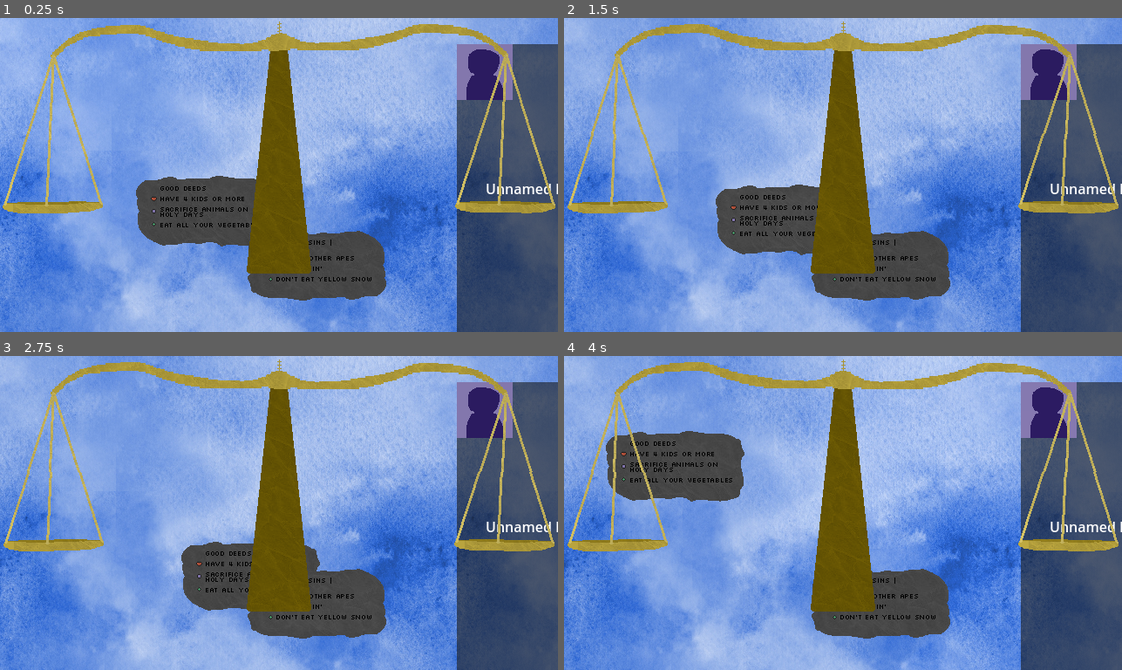
Above: before the commit, frames 1-4 (two rows, left to right).
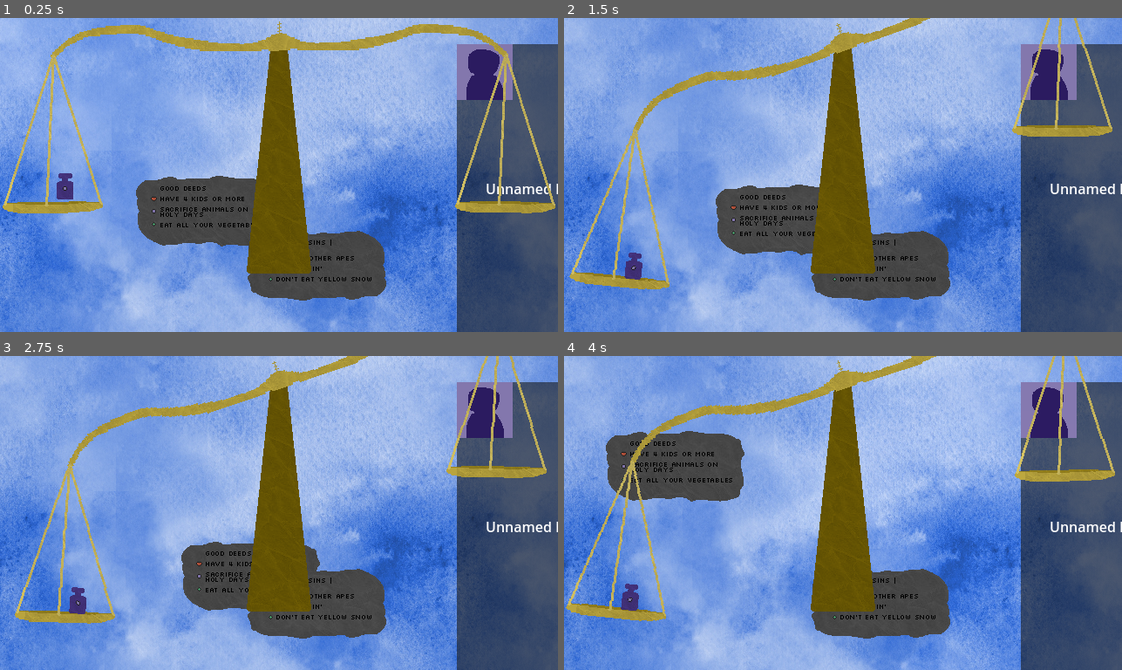
Above: after the commit, the same moments.

Repository: NicEastvillage/GMTKGameJam2024
Game: Godot game, scene res://scenes/main.tscn
Same seed, same stepped clock (60 frames per second), same inputs: the game is played once before the commit and once after it.
Inputs (mouse positions are in pixels of both pictures, inside the frame that each line leads up to):
- Up to frame 1 (0.25 s): no input
- Up to frame 2 (1.5 s): drag from (843, 137) to (898, 105) at 0.52 s; drag from (770, 209) to (815, 237) at 1.27 s
- Up to frame 3 (2.75 s): move the mouse to (318, 604) at 2.02 s; click (318, 604) at 2.17 s
- Up to frame 4 (4 s): drag from (815, 575) to (675, 465) at 2.77 s; move the mouse to (1010, 560) at 3.52 s; click (1010, 560) at 3.67 s

The runs differ from the first frame. In frame 1, 0.2% of the frame differs, in the area x 10-14%, y 49-58%; in frame 2, 8.2%; in frame 3, 8.2%; in frame 4, 8.2%, in the area x 0-100%, y 0-85%.

Commit message:
add grabber to main

Diff:
--- a/scenes/main.tscn
+++ b/scenes/main.tscn
@@ -1,18 +1,21 @@
-[gd_scene load_steps=8 format=3 uid="uid://dsdchgqwhnrb1"]
+[gd_scene load_steps=11 format=3 uid="uid://dsdchgqwhnrb1"]
 
 [ext_resource type="Texture2D" uid="uid://cnpsoi28uvduf" path="res://sprites/Portraits/PortraitDefault.png" id="1_d2aud"]
 [ext_resource type="PackedScene" uid="uid://cx4drtxmt6kul" path="res://prefabs/background.tscn" id="1_fdc0o"]
 [ext_resource type="Script" path="res://scripts/StageLoader.gd" id="1_j62sn"]
-[ext_resource type="PackedScene" uid="uid://c2gbbd57rdulg" path="res://prefabs/scale.tscn" id="3_5jcsy"]
-[ext_resource type="Script" path="res://scripts/StageData.gd" id="2_dxvs8"]
+[ext_resource type="Script" path="res://scripts/StageData.gd" id="2_vtm2x"]
 [ext_resource type="Resource" uid="uid://djl8vynlu5f3m" path="res://data/Stages/StageExample.tres" id="3_pcylv"]
 [ext_resource type="PackedScene" uid="uid://c8jkuwbeqr6so" path="res://prefabs/scale_rigid.tscn" id="8_kxt04"]
+[ext_resource type="PackedScene" uid="uid://dxgmff50hns5n" path="res://prefabs/grabber.tscn" id="9_ra1dw"]
 [ext_resource type="Script" path="res://scripts/follow_mouse.gd" id="10_5p1cc"]
+[ext_resource type="PackedScene" uid="uid://whoap6ax7f3a" path="res://prefabs/weight_medium_rigid.tscn" id="10_m34yl"]
 [ext_resource type="Texture2D" uid="uid://bwv7y3gn4qam3" path="res://sprites/Light.png" id="11_ikrsq"]
 
-[node name="Main2D" type="Node2D"]
+[node name="Main2D" type="Node2D" node_paths=PackedStringArray("grabber", "grabber_joint")]
 script = ExtResource("1_j62sn")
-stages = Array[Resource("res://scripts/StageData.gd")]([ExtResource("3_pcylv")])
+stages = Array[ExtResource("2_vtm2x")]([ExtResource("3_pcylv")])
+grabber = NodePath("Grabber")
+grabber_joint = NodePath("grab_joint")
 
 [node name="Background" parent="." instance=ExtResource("1_fdc0o")]
 
@@ -99,3 +102,12 @@
 
 [node name="scale" parent="." instance=ExtResource("8_kxt04")]
 position = Vector2(320, 295)
+
+[node name="Grabber" parent="." instance=ExtResource("9_ra1dw")]
+position = Vector2(264, -74)
+
+[node name="grab_joint" type="PinJoint2D" parent="."]
+bias = 0.9
+
+[node name="WeightLarge" parent="." instance=ExtResource("10_m34yl")]
+position = Vector2(75, 180)
--- a/scripts/StageLoader.gd
+++ b/scripts/StageLoader.gd
@@ -7,6 +7,9 @@
 
 @onready var documents_node = $Documents
 @onready var documents_personal_node = $Documents/Personal
+
+@export var grabber : StaticBody2D
+@export var grabber_joint : PinJoint2D
 
 var current_stage: StageData:
 	get:
@@ -21,6 +24,8 @@
 		return current_stage.people[current_person_index]
 
 func _ready():
+	for node in get_tree().get_nodes_in_group("rigid_dragable"):
+		node.connect("clicked", _on_pickable_clicked)
 	if current_stage == null or current_person == null:
 		end_game()
 	else:
@@ -73,3 +78,22 @@
 	# TODO: Check if correct
 
 	end_person()
+
+var held_object = null
+
+func _process(delta: float) -> void:
+	grabber_joint.global_position = get_viewport().get_mouse_position()
+
+func _on_pickable_clicked(object):
+	if !held_object:
+		held_object = object
+		held_object.pickup()
+		grabber_joint.node_a = held_object.get_path()
+		grabber_joint.node_b = grabber.get_path()
+
+func _unhandled_input(event):
+	if event is InputEventMouseButton and event.button_index == MOUSE_BUTTON_LEFT:
+		if held_object and !event.pressed:
+			held_object.drop(Input.get_last_mouse_velocity())
+			held_object = null
+			grabber_joint.node_a = NodePath()
